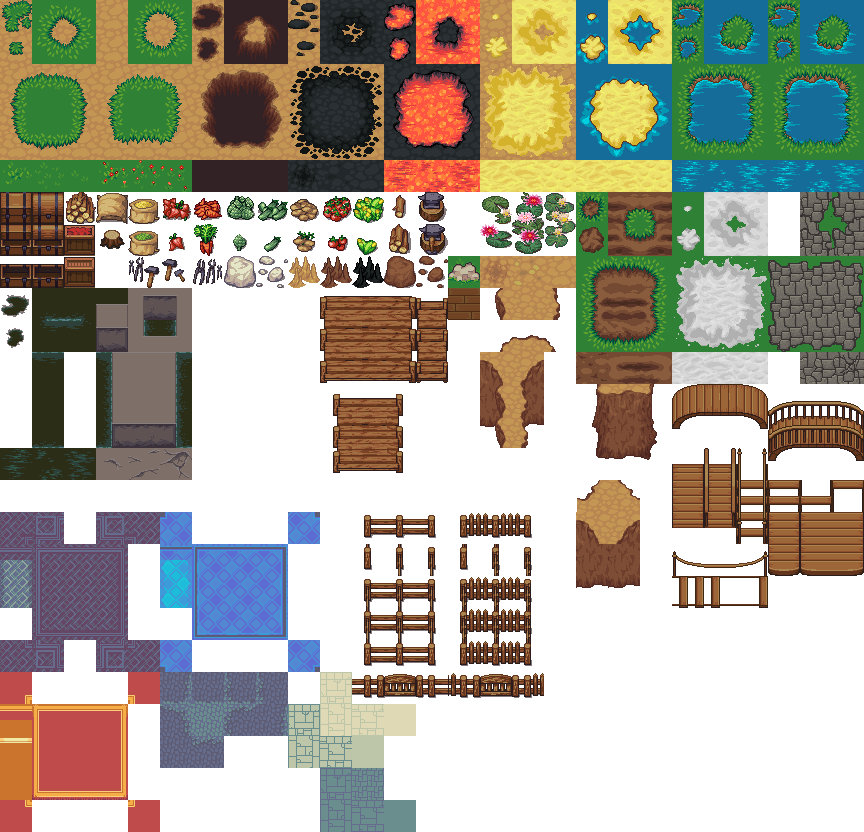
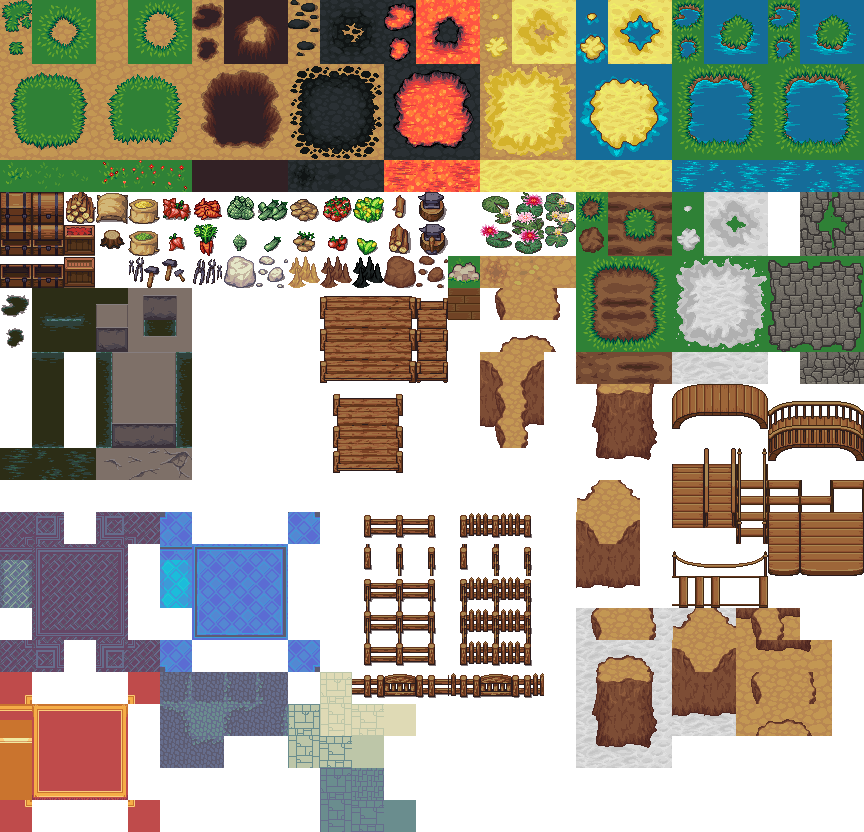
Layers edited between the first and the second w=864, h=832 image:
painted on "lpc.png" over [576, 608, 832, 768]
